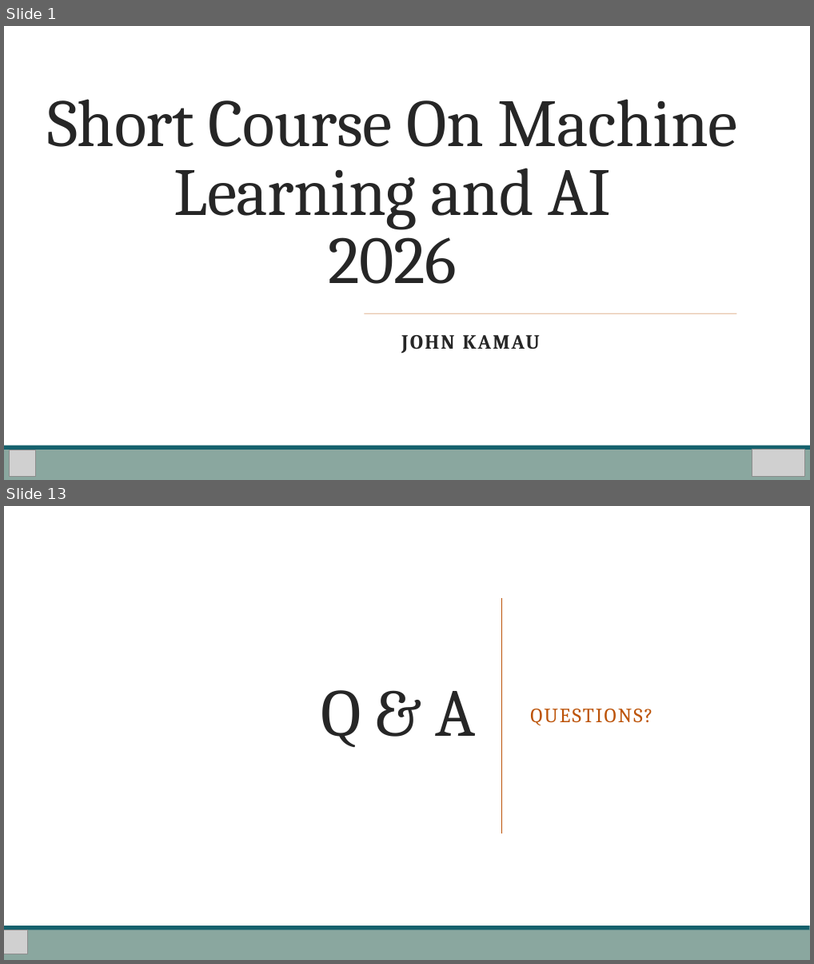
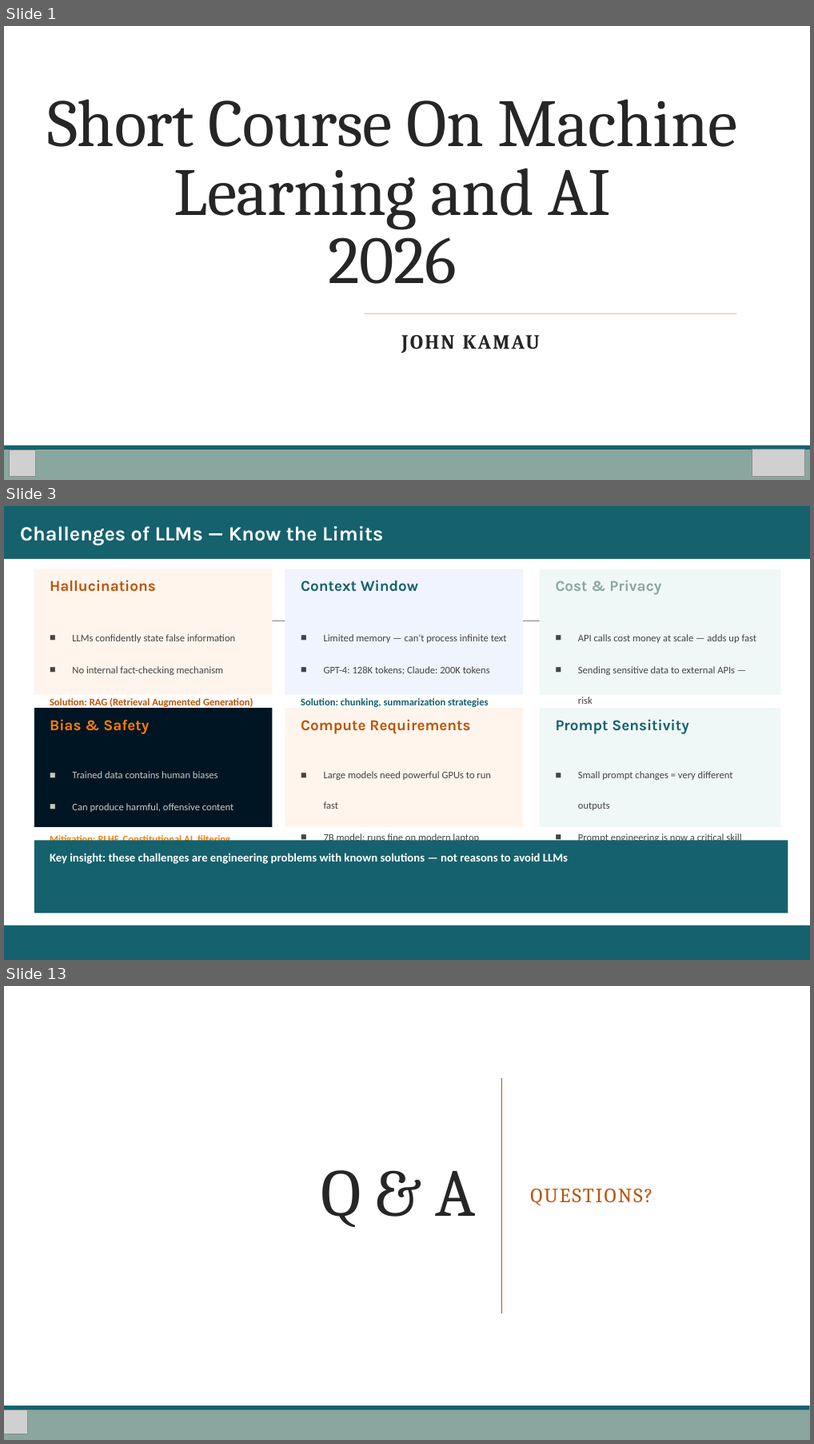
Before and after one commit to Stemical/AI-ML-Workshop-2026, a slide deck: AI Workshop Day3.pptx. Shown one above the other, each under a label of ours: slides 1 and 13 before the commit, slides 1, 3 and 13 after it; the slides between them are not shown. The pictures are 814x964 and 814x1444 pixels, drawn with LibreOffice and Linux fonts; fonts in the diff are those of the drawing; grey boxes stand for pictures. Boxes give left, top, right and bottom in pixels: in the first picture for what was removed or moved away, otherwise in the second. Text is boxed around its words. In the diff, an @@ line names an element or a change of style, - is before the commit and + after.

```diff
--- a/AI Workshop Day3.pptx
+++ b/AI Workshop Day3.pptx
@@ slide 3 added at (4, 506, 810, 960), background #FFFFFF @@
@@ rectangle added at (4, 506, 810, 559), fill #15616D, 24 pt, text #FFFFFF, bold @@
+Challenges of LLMs — Know the Limits
@@ rectangle added at (34, 569, 273, 695), fill #FFF5EC @@
@@ rectangle added at (286, 569, 524, 695), fill #F0F4FF @@
@@ rectangle added at (540, 569, 782, 695), fill #F0F8F7 @@
@@ text added at (50, 580, 156, 592), 18 pt, text #BC5308, bold @@
+Hallucinations
@@ text added at (301, 580, 418, 592), 18 pt, text #15616D, bold @@
+Context Window
@@ text added at (556, 580, 662, 595), 18 pt, text #8AA79F, bold @@
+Cost & Privacy
@@ line added from (83, 621) to (742, 621), #808080 0.5 pt @@
@@ text added at (50, 634, 253, 707), 12 pt, text #444444 @@
+■ LLMs confidently state false information
+■ No internal fact-checking mechanism
+Solution: RAG (Retrieval Augmented Generation)
@@ text added at (301, 634, 507, 707), 12 pt, text #444444 @@
+■ Limited memory — can't process infinite text
+■ GPT-4: 128K tokens; Claude: 200K tokens
+Solution: chunking, summarization strategies
@@ text added at (556, 634, 758, 734), 12 pt, text #444444 @@
+■ API calls cost money at scale — adds up fast
+■ Sending sensitive data to external APIs — risk
+Solution: run models locally with Ollama
@@ rectangle added at (34, 708, 273, 828), fill #001524 @@
@@ text added at (50, 719, 149, 734), 18 pt, text #FF7D00, bold @@
+Bias & Safety
@@ rectangle added at (286, 708, 524, 828), fill #FFF5EC @@
@@ text added at (301, 719, 470, 734), 18 pt, text #BC5308, bold @@
+Compute Requirements
@@ rectangle added at (540, 708, 782, 828), fill #F0F8F7 @@
@@ text added at (556, 719, 690, 734), 18 pt, text #15616D, bold @@
+Prompt Sensitivity
@@ text added at (50, 771, 234, 845), 12 pt, text #C5CAB8 @@
+■ Trained data contains human biases
+■ Can produce harmful, offensive content
+Mitigation: RLHF, Constitutional AI, filtering
@@ text added at (324, 771, 491, 843), 12 pt, text #444444 @@
+■ Large models need powerful GPUs to run fast
+■ 7B model: runs fine on modern laptop (CPU/GPU)
+Solution: quantization — 4-bit models, 4x smaller
@@ text added at (578, 771, 742, 843), 12 pt, text #444444 @@
+■ Small prompt changes = very different outputs
+■ Prompt engineering is now a critical skill
+Chain-of-thought, few-shot examples improve quality
@@ rectangle added at (34, 840, 789, 912), fill #15616D @@
@@ text added at (50, 852, 568, 864), 14 pt, text #FFFFFF, bold @@
+Key insight: these challenges are engineering problems with known solutions — not reasons to avoid LLMs
@@ rectangle added at (4, 925, 810, 929), fill #15616D @@
@@ rectangle added at (4, 929, 810, 960), fill #15616D @@
```
Also in this commit, not shown: 3 slides changed, 7 other slides added, 8 slides removed, 8 other files.
